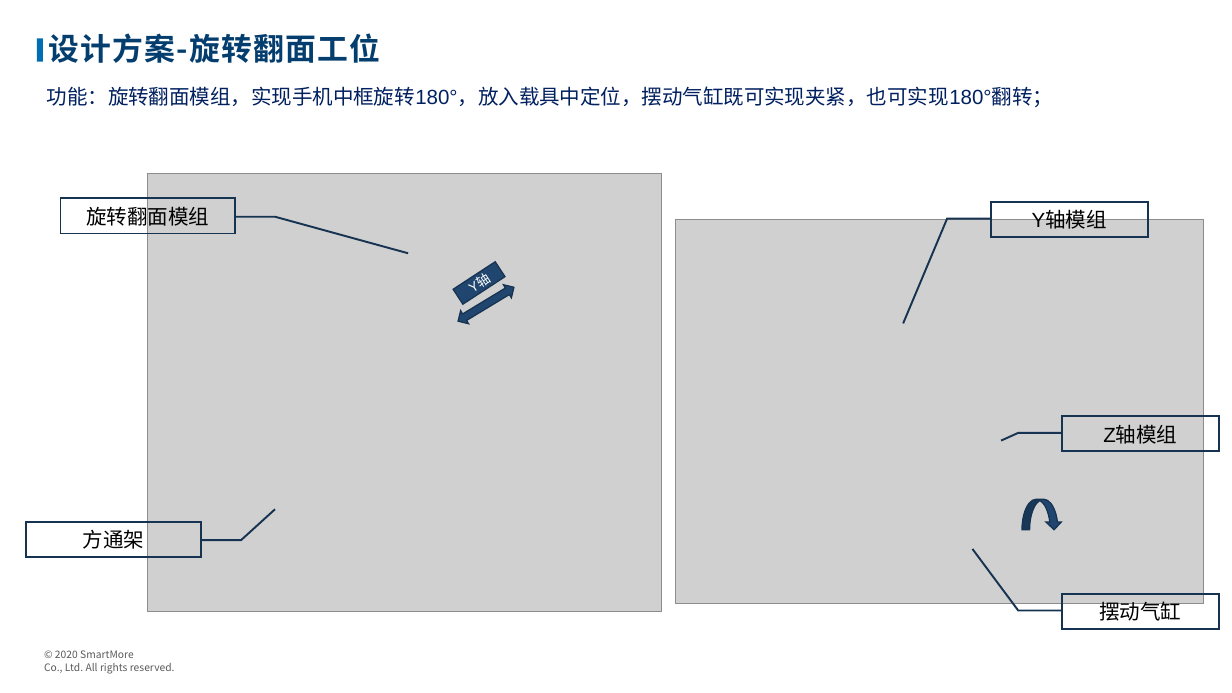
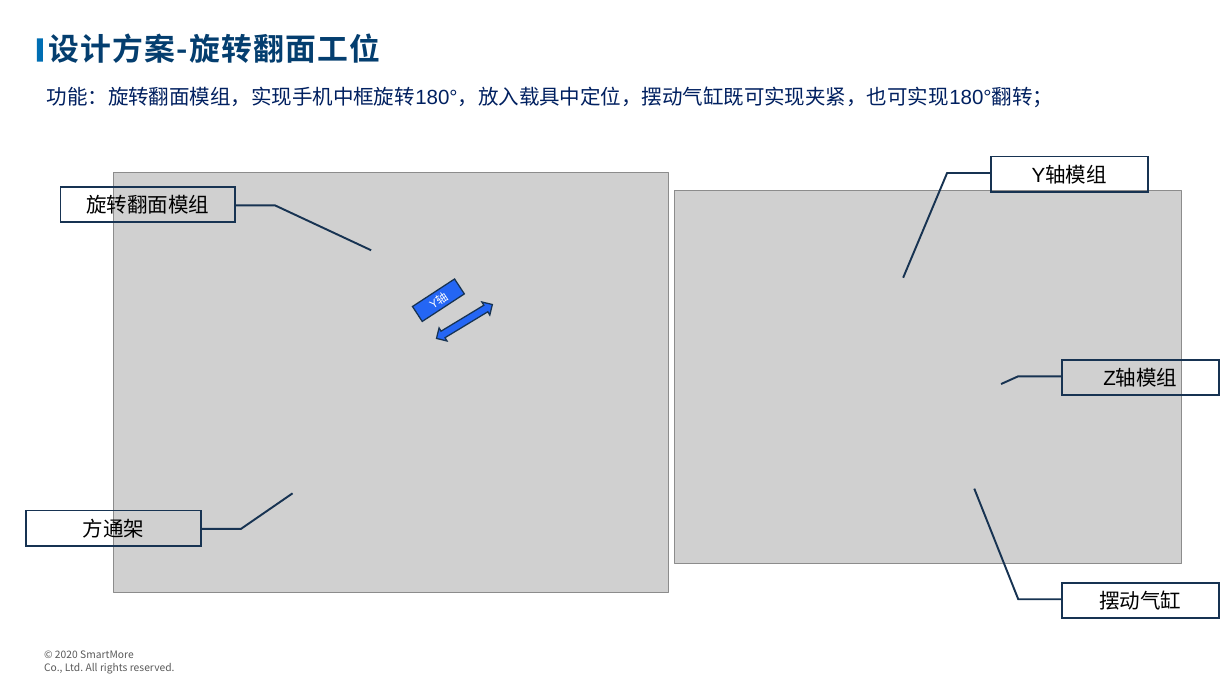
Before and after one commit to wanglvhh/Solution_2021, a slide deck: slide 13 of 2021/11/观澜富士康项目/样机方案/中框检测样机解决方案.pptx. Drawn at 1232x693 pixels with LibreOffice and Linux fonts; fonts in the diff are those of the drawing; grey boxes stand for pictures; background and template pictures are left out. Boxes give left, top, right and bottom in pixels: in the first picture for what was removed or moved away, otherwise in the second. Text is boxed around its words. In the diff, an @@ line names an element or a change of style, - is before the commit and + after.

Commit message:
Update 手机中框样机方案

```diff
--- a/2021/11/观澜富士康项目/样机方案/中框检测样机解决方案.pptx
+++ b/2021/11/观澜富士康项目/样机方案/中框检测样机解决方案.pptx
@@ picture: place and size @@
-picture at (148,173,662,611)
+picture at (114,173,668,592)
@@ border callout "Y轴模组": place and size @@
-border callout "Y轴模组" at (991,202,1148,238)
+border callout "Y轴模组" at (991,156,1148,191)
@@ picture: place and size @@
-picture at (677,220,1204,604)
+picture at (675,191,1182,565)
@@ rectangle "Y轴": place and size @@
-rectangle "Y轴" at (453,262,504,304)
+rectangle "Y轴" at (412,279,464,321)
@@ rectangle "Y轴" at (412,279,464,321): size 10.5 to 9 pt; fill #20466F to #2466F4 @@
@@ left right arrow: place and size @@
-left right arrow at (454,281,519,328)
+left right arrow at (432,298,497,346)
@@ left right arrow at (432,298,497,346): fill #20466F to #2466F4 @@
@@ border callout "Z轴模组": place and size @@
-border callout "Z轴模组" at (1062,417,1219,452)
+border callout "Z轴模组" at (1062,360,1219,395)
@@ curved down arrow removed at (1022,499,1062,530) @@
@@ 3 border callouts: place and size @@
-3 border callouts at (27,199,1219,629)
+3 border callouts at (27,187,1219,618)
@@ proportions changed in 3 elements at (1062,583,1219,618), (61,187,236,222), (27,510,201,545) @@
```
Also in this commit, not shown: 6 other slides changed, 1 slide added, 1 other file.
